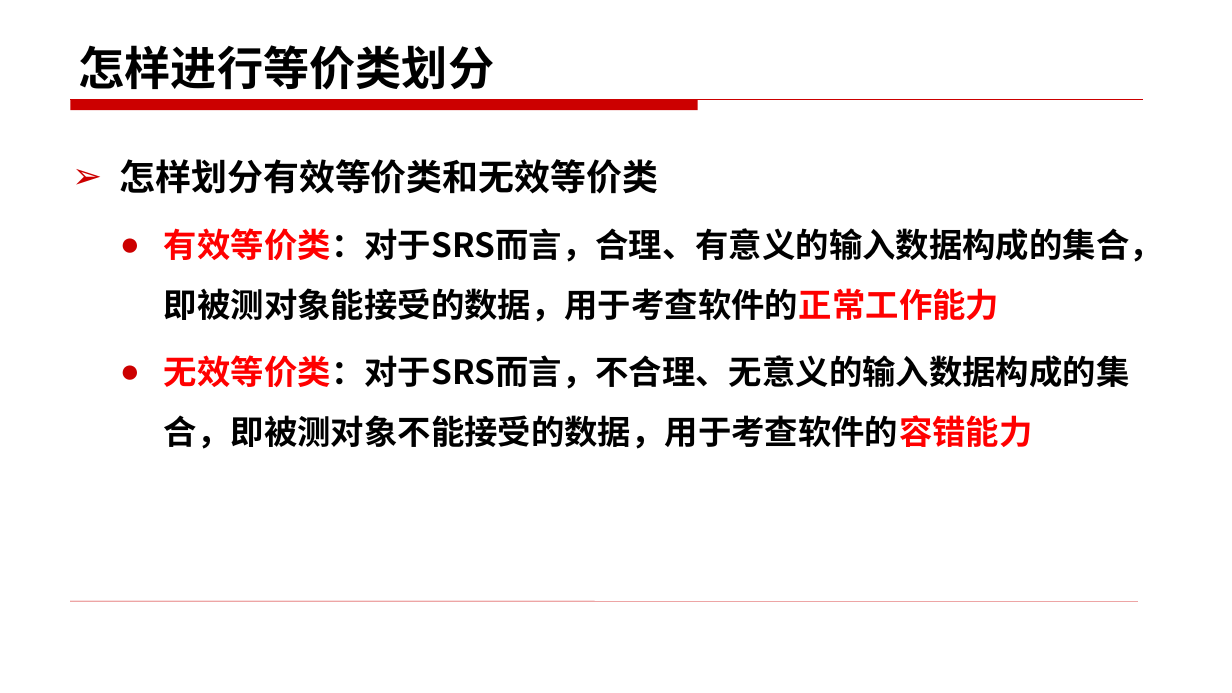
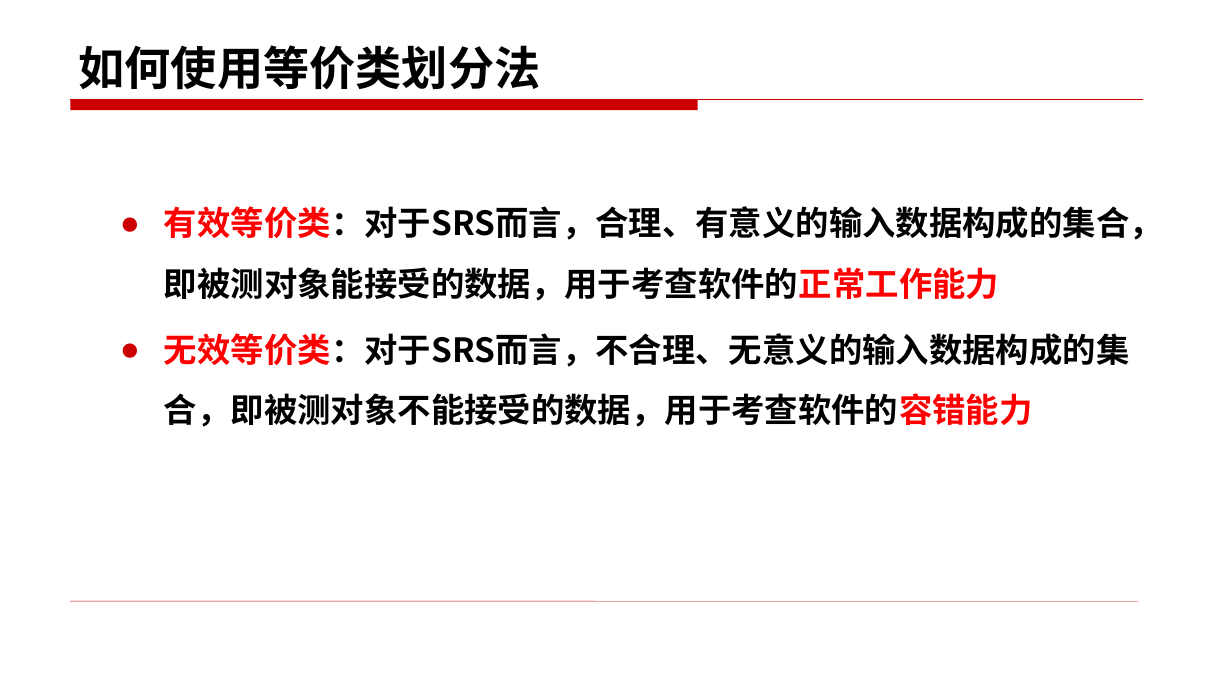
Before and after one commit to changlingling123/Base-of-Testing-2018, a slide deck: slide 15 of 第二部分 软件测试技术/3.1黑盒测试技术——等价类（书上3.3）.pptx (slide 12 before the commit). Drawn at 1232x693 pixels with LibreOffice and Linux fonts; fonts in the diff are those of the drawing. Boxes give left, top, right and bottom in pixels: in the first picture for what was removed or moved away, otherwise in the second. Text is boxed around its words. In the diff, an @@ line names an element or a change of style, - is before the commit and + after.

```diff
--- a/第二部分 软件测试技术/3.1黑盒测试技术——等价类（书上3.3）.pptx
+++ b/第二部分 软件测试技术/3.1黑盒测试技术——等价类（书上3.3）.pptx
@@ title at (x1=78, y1=45, x2=540, y2=90): text changed @@
-怎样进行等价类划分
+如何使用等价类划分法
@@ text at (x1=120, y1=159, x2=658, y2=194): paragraph removed @@
-➢ 怎样划分有效等价类和无效等价类
```
Also in this commit, not shown: 27 other slides changed, 9 slides added, 18 slides removed.
